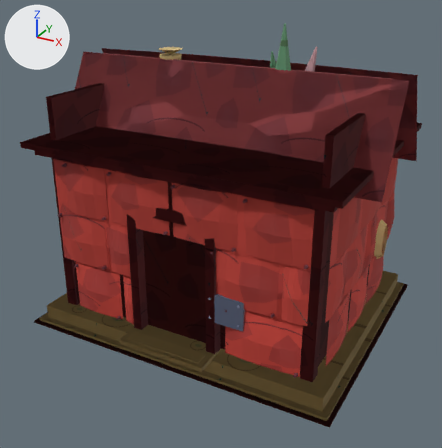
Before and after pictures for a commit that changed the glTF model art/source/environment/env_market_corner/export/env_hut_residential_a.glb.
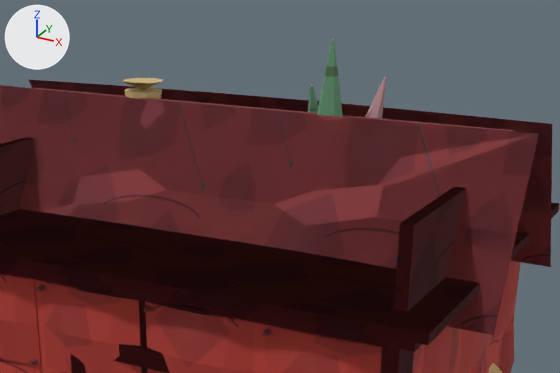
Old and new are each drawn whole from a 50 mm lens placed at (4.26, -8.08, 5.49), pointed at (0.02, -0.38, 1.64) and again close up on the part from 19% to 96% of the width and 0% to 50% of the height. Lighting does not change. The marker at upper left points along +X, +Y and +Z. The last two pictures show the newer version. Vertices at exactly the same position are counted once.

Names of what the first close-up shows: 'lod0__hut_a_clay', 'lod0__hut_a_shell', 'lod1__hut_a_clay', 'lod1__hut_a_shell', 'lod2__hut_a_shell'.
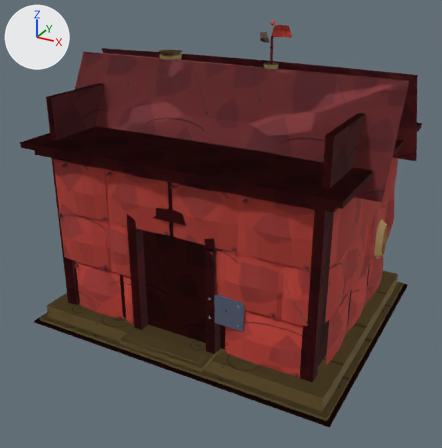
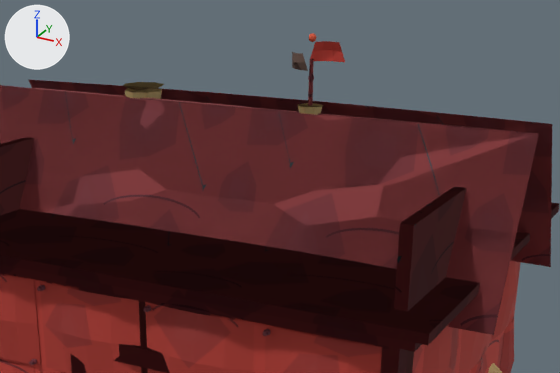
Changed parts and their boxes (x1, y1, x2, y2) in the close-ups (560 x 373 px; the box of a moved part takes in the faces that stretch with it):
'lod0__hut_a_shell', reshaped: before (0, 80, 559, 373); after (0, 33, 559, 373)
'lod0__hut_a_clay', reshaped (mostly hidden afterwards): before (122, 39, 502, 373); after (123, 82, 502, 373)
part 1 of me_lod0__hut_a_clay_mesh, added: after (298, 103, 323, 115)
part 2 of me_lod0__hut_a_clay_mesh, moved or reshaped: before (122, 78, 163, 90); after (123, 82, 164, 91)
part 3 of me_lod0__hut_a_clay_mesh, deleted (brown): before (365, 77, 387, 119)
part 4 of me_lod0__hut_a_clay_mesh, deleted: before (308, 85, 318, 113)
part 5 of me_lod0__hut_a_clay_mesh, deleted (green): before (317, 39, 343, 117)
part 6 of me_lod0__hut_a_shell_mesh, added: after (308, 59, 314, 106)
part 7 of me_lod0__hut_a_shell_mesh, added: after (308, 75, 314, 80)
part 8 of me_lod0__hut_a_shell_mesh, added: after (309, 33, 316, 42)
part 9 of me_lod0__hut_a_shell_mesh, added (red): after (292, 41, 345, 71)
part 10 of me_lod1__hut_a_clay_mesh, added: after (304, 105, 321, 107)
part 11 of me_lod2__hut_a_clay_mesh, added: after (299, 103, 321, 106)

Diff of the bpy script that builds the scene:
```diff
--- a/art/source/environment/env_market_corner/export/env_hut_residential_a.glb.py
+++ b/art/source/environment/env_market_corner/export/env_hut_residential_a.glb.py
@@ me_lod0__hut_a_clay_mesh @@
-me_lod0__hut_a_clay_mesh.from_pydata(...)  # 109 vertices, 162 faces; spans x -2.46..2.46, y -2.17..2.02, z 0.0..4.66
+me_lod0__hut_a_clay_mesh.from_pydata(...)  # 193 vertices, 322 faces; spans x -2.46..2.46, y -2.17..2.02, z 0.0..4.12
+# me_lod0__hut_a_clay_mesh part 1: a new loose piece, an 8-sided cut cone along z (radius 0.095 at the low end, 0.115 at the high end) spanning x 0.505..0.735, y -0.115..0.115, z 4.02..4.09, in mat_mat_env_hut_residential_a_clay
+# me_lod0__hut_a_clay_mesh part 2: the loose piece of 9 vertices spanning x -1.35..-0.95, y -0.08..0.32, z 4.07..4.16 is moved by (0.0, 0.0, -0.04)
+# me_lod0__hut_a_clay_mesh part 3: the loose piece of 12 vertices spanning x 1.01..1.21, y 0.04..0.24, z 3.81..4.33 is deleted
+# me_lod0__hut_a_clay_mesh part 4: the loose piece of 10 vertices spanning x 0.46..0.61, y 0.15..0.35, z 3.83..4.23 is deleted
+# me_lod0__hut_a_clay_mesh part 5: the loose piece of 10 vertices spanning x 0.67..0.95, y -0.2..0.1, z 3.8..4.66 is deleted
+# other edits to the shape of me_lod0__hut_a_clay_mesh do not show in these pictures
 me_lod0__hut_a_clay_mesh.materials.append(mat_mat_env_hut_residential_a_clay)
@@ me_lod0__hut_a_shell_mesh @@
-me_lod0__hut_a_shell_mesh.from_pydata(...)  # 1975 vertices, 2836 faces; spans x -2.6..2.6, y -2.08..2.08, z 0.0..4.09
+me_lod0__hut_a_shell_mesh.from_pydata(...)  # 2069 vertices, 2984 faces; spans x -2.6..2.6, y -2.08..2.08, z 0.0..4.67
+# me_lod0__hut_a_shell_mesh part 6: a new loose piece, a 6-sided cut cone along z (radius 0.02 at the low end, 0.016 at the high end) spanning x 0.603..0.637, y -0.02..0.02, z 4.05..4.47, in mat_mat_env_hut_residential_a_shell
+# me_lod0__hut_a_shell_mesh part 7: a new loose piece, a 6-sided cut cone along z (radius 0.028 at the low end, 0.022 at the high end) spanning x 0.592..0.648, y -0.026..0.026, z 4.305..4.335, in mat_mat_env_hut_residential_a_shell
+# me_lod0__hut_a_shell_mesh part 8: a new loose piece, a UV sphere (8 segments, 5 rings, poles along z) spanning x 0.587..0.653, y -0.033..0.033, z 4.605..4.675, in mat_mat_env_hut_residential_a_shell
+# me_lod0__hut_a_shell_mesh part 9: 24 vertices added at x 0.42..0.89, y -0.07..0.09, z 4.38..4.62
+# other edits to the shape of me_lod0__hut_a_shell_mesh do not show in these pictures
 me_lod0__hut_a_shell_mesh.materials.append(mat_mat_env_hut_residential_a_shell)
@@ me_lod1__hut_a_clay_mesh @@
-me_lod1__hut_a_clay_mesh.from_pydata(...)  # 48 vertices, 64 faces; spans x -2.46..2.46, y -2.17..2.02, z 0.0..1.74
+me_lod1__hut_a_clay_mesh.from_pydata(...)  # 89 vertices, 134 faces; spans x -2.46..2.46, y -2.17..2.02, z 0.0..4.12
+# me_lod1__hut_a_clay_mesh part 10: a new loose piece, an 8-sided cut cone along z (radius 0.095 at the low end, 0.115 at the high end) spanning x 0.505..0.735, y -0.115..0.115, z 4.02..4.09, in mat_mat_env_hut_residential_a_clay
+# other edits to the shape of me_lod1__hut_a_clay_mesh do not show in these pictures
 me_lod1__hut_a_clay_mesh.materials.append(mat_mat_env_hut_residential_a_clay)
@@ me_lod2__hut_a_clay_mesh @@
-me_lod2__hut_a_clay_mesh.from_pydata(...)  # 16 vertices, 24 faces; spans x -2.46..2.46, y -2.02..2.02, z 0.0..0.28
+me_lod2__hut_a_clay_mesh.from_pydata(...)  # 57 vertices, 94 faces; spans x -2.46..2.46, y -2.02..2.02, z 0.0..4.12
+# me_lod2__hut_a_clay_mesh part 11: a new loose piece, an 8-sided cut cone along z (radius 0.095 at the low end, 0.115 at the high end) spanning x 0.505..0.735, y -0.115..0.115, z 4.02..4.09, in mat_mat_env_hut_residential_a_clay
+# other edits to the shape of me_lod2__hut_a_clay_mesh do not show in these pictures
 me_lod2__hut_a_clay_mesh.materials.append(mat_mat_env_hut_residential_a_clay)
```
